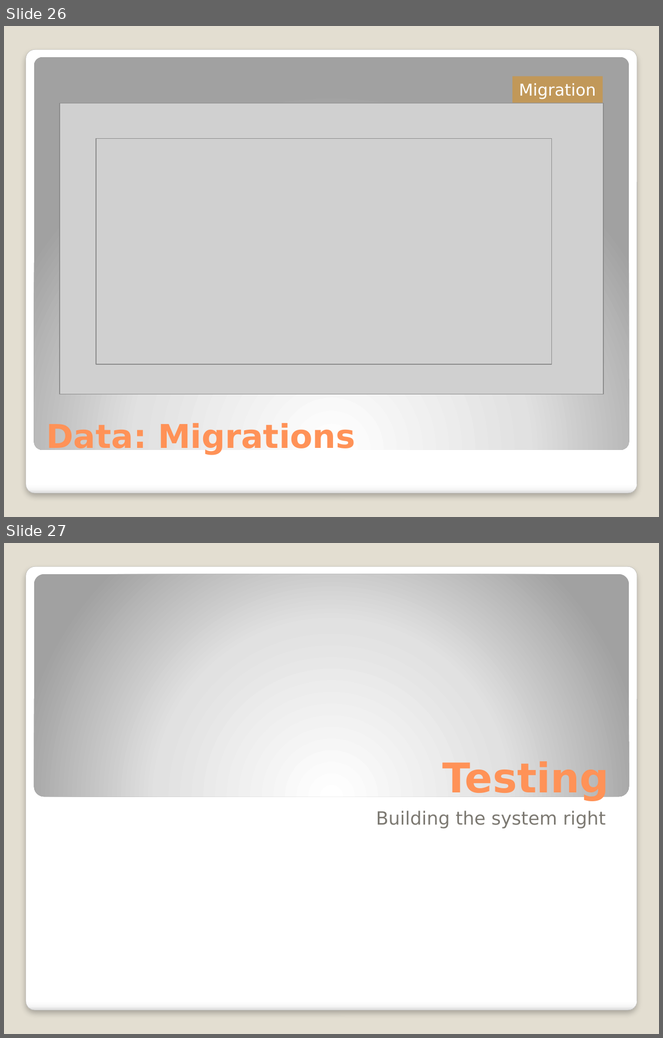
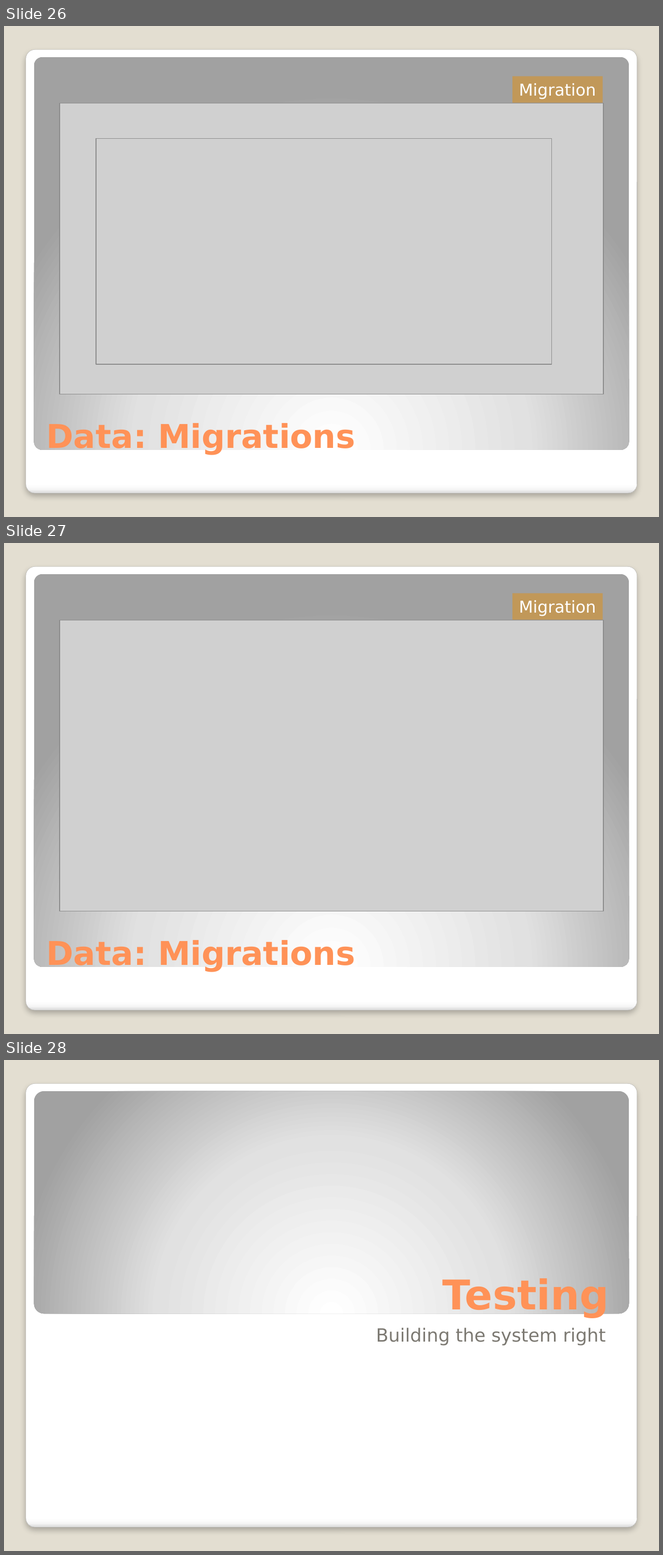
Before and after one commit to michelgrootjans/dkvlessonslearned, a slide deck: slides/Technical Session/Lessons learned.pptx. Shown one above the other, each under a label of ours: slides 26 and 27 before the commit, slides 26, 27 and 28 after it. The pictures are 663x1038 and 663x1555 pixels, drawn with LibreOffice and Linux fonts; fonts in the diff are those of the drawing; grey boxes stand for pictures. Boxes give left, top, right and bottom in pixels: in the first picture for what was removed or moved away, otherwise in the second. Text is boxed around its words. In the diff, an @@ line names an element or a change of style, - is before the commit and + after.

```diff
--- a/slides/Technical Session/Lessons learned.pptx
+++ b/slides/Technical Session/Lessons learned.pptx
@@ slide 27 added at box(4, 543, 659, 1034), background #E3DED1; not listed: 2 template elements that a slide beside it also shows @@
@@ rectangle added at box(513, 593, 603, 619), fill #C19859, 18 pt, text #FFFFFF @@
+Migration
@@ picture added at box(60, 620, 604, 912) @@
@@ title added at box(47, 940, 356, 972), 36 pt, text #FF9258, bold @@
+Data: Migrations
@@ what was slide 27 is now slide 28 @@
```
Also in this commit, not shown: 5 slides changed.
